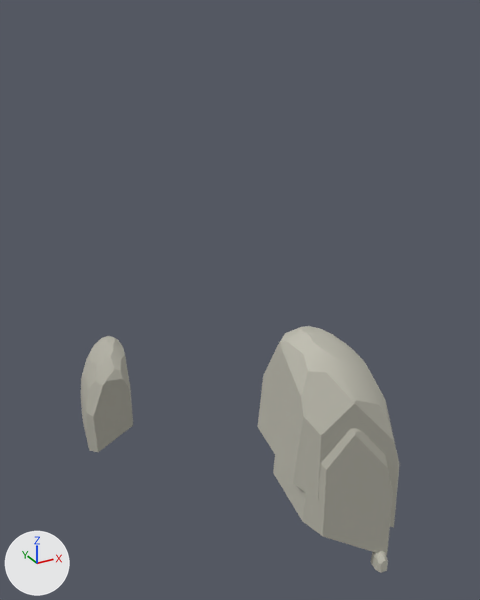
Two versions of the glTF model shared/geometry/granite/bedrock_1_2.glb, one commit apart.
Both versions are drawn from a 50 mm camera at (741.0, 1092.0, 1104.0) aimed at (926.0, 1429.0, 936.0). Every picture has the same lights, and +X, +Y and +Z are marked at lower left. The first picture is the older version. Vertices at exactly the same position are counted once.

In view in the first picture: 'granite_bedrock'.
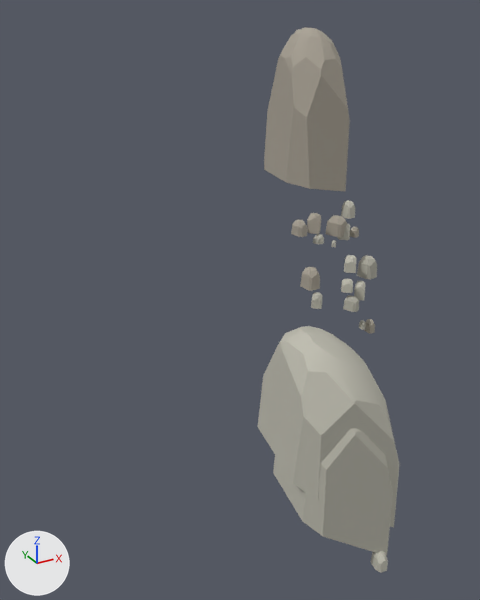
The change, as a diff of the scene's bpy script:
```diff
--- a/shared/geometry/granite/bedrock_1_2.glb.py
+++ b/shared/geometry/granite/bedrock_1_2.glb.py
@@ mat_stone_warm_talus @@
+mat_stone_warm_talus = principled_material('stone_warm_talus')
+mat_stone_warm_talus.base_color = (0.397, 0.361, 0.301)  # grey #a9a295
+mat_stone_warm_talus.roughness = 0.94
@@ mat_stone_warm @@
+mat_stone_warm = principled_material('stone_warm')
+mat_stone_warm.base_color = (0.397, 0.361, 0.301)  # grey #a9a295
+mat_stone_warm.roughness = 0.94
@@ me_granite_bedrock @@
 # used by ob_granite_bedrock; location = (0.0, 0.0, 0.0)
-me_granite_bedrock.from_pydata(...)  # 280 vertices, 544 faces; spans x 842.0..967.0, y 1298.0..1560.0, z 796.0..952.0
+me_granite_bedrock.from_pydata(...)  # 1044 vertices, 1988 faces; spans x 901.0..1027.0, y 1298.0..1533.0, z 817.0..1095.0
+# me_granite_bedrock part 1: the loose piece of 82 vertices spanning x 842.0..882.0, y 1497.0..1560.0, z 796.0..878.0 is deleted
+# me_granite_bedrock part 2: 770 vertices added at x 931.0..982.0, y 1356.0..1434.0, z 933.0..1095.0
+# other edits to the shape of me_granite_bedrock do not show in these pictures
 me_granite_bedrock.materials.append(mat_stone_feldspar)
@@ me_granite_bedrock @@
 me_granite_bedrock.materials.append(mat_stone_fresh_talus)
+me_granite_bedrock.materials.append(mat_stone_warm)  # grey #a9a295
+me_granite_bedrock.materials.append(mat_stone_warm_talus)  # grey #a9a295
```

Boxes (x1, y1, x2, y2) around the edits, measured in the pictures (480 x 600 px):
'granite_bedrock', reshaped (55% narrower, 121% taller)
    before: (81, 326, 400, 573)
    after: (258, 27, 400, 573)
part 1 of me_granite_bedrock, deleted
    before: (81, 336, 133, 452)
part 2 of me_granite_bedrock, added
    after: (264, 27, 377, 334)
